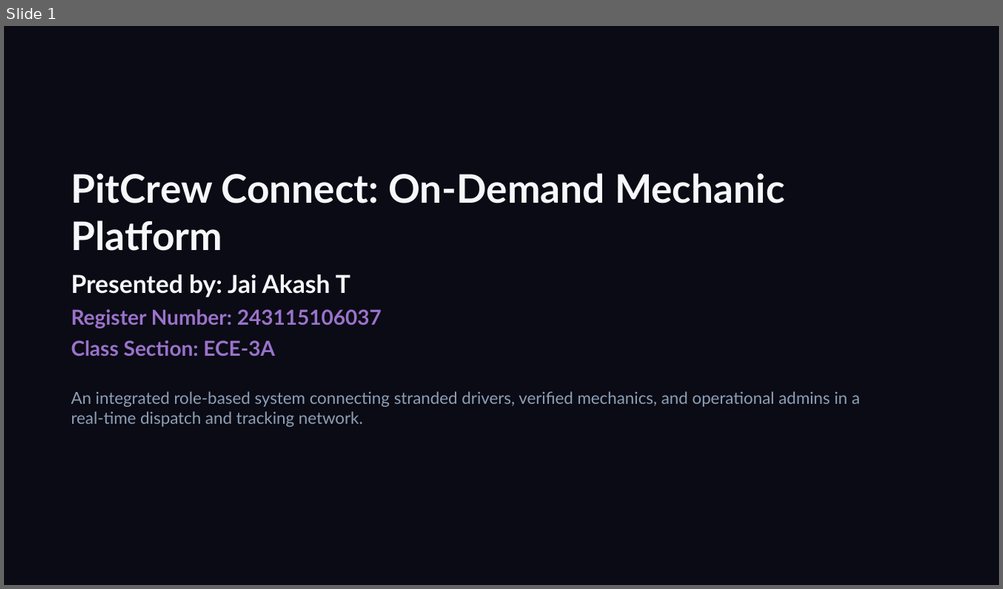
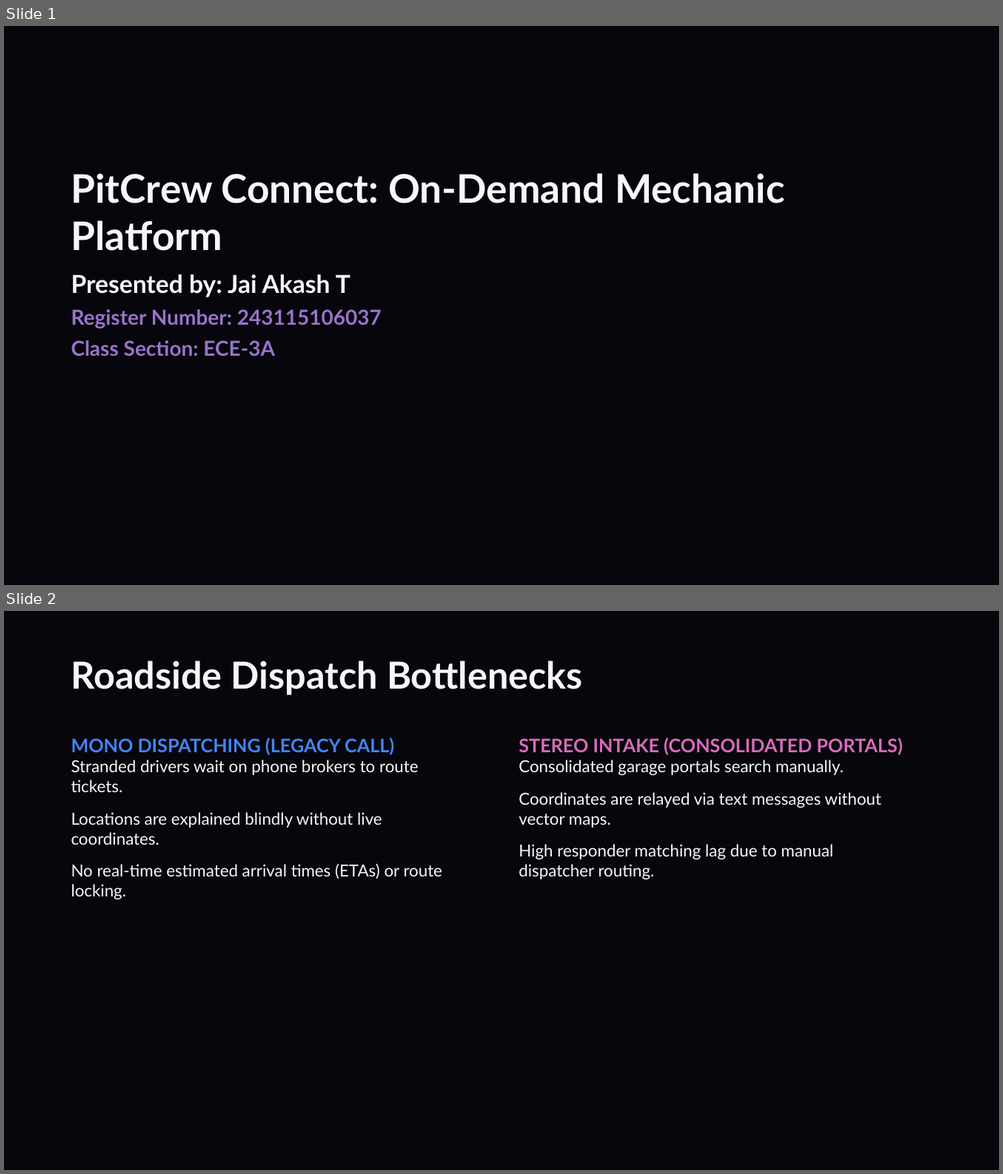
Before and after one commit to jaiAkash1209/Ecube-ppt, a slide deck: PitCrew_Connect_Showcase.pptx. Shown one above the other, each under a label of ours: slide 1 before the commit, slides 1 and 2 after it. The pictures are 1003x589 and 1003x1174 pixels, drawn with LibreOffice and Linux fonts; fonts in the diff are those of the drawing. Boxes give left, top, right and bottom in pixels: in the first picture for what was removed or moved away, otherwise in the second. Text is boxed around its words. In the diff, an @@ line names an element or a change of style, - is before the commit and + after.

```diff
--- a/PitCrew_Connect_Showcase.pptx
+++ b/PitCrew_Connect_Showcase.pptx
@@ slide 2 added at (4, 611, 999, 1170), background #06060C @@
@@ text added at (71, 661, 583, 695), 36 pt, text #F5F7FA, bold @@
+Roadside Dispatch Bottlenecks
@@ text added at (71, 738, 443, 900), 16 pt, text #F5F7FA @@
+MONO DISPATCHING (LEGACY CALL)
+Stranded drivers wait on phone brokers to route tickets.
+Locations are explained blindly without live coordinates.
+No real-time estimated arrival times (ETAs) or route locking.
@@ text added at (518, 738, 902, 880), 16 pt, text #F5F7FA @@
+STEREO INTAKE (CONSOLIDATED PORTALS)
+Consolidated garage portals search manually.
+Coordinates are relayed via text messages without vector maps.
+High responder matching lag due to manual dispatcher routing.
@@ slide 1 changed as well @@
@@ background #0A0B14 to #06060C @@
@@ text removed at (71, 392, 859, 427) @@
-An integrated role-based system connecting stranded drivers, verified mechanics, and operational admins in a real-time dispatch and tracking network.
```
Also in this commit, not shown: 4 other slides changed, 5 other slides added, 3 slides removed, 4 other files.
